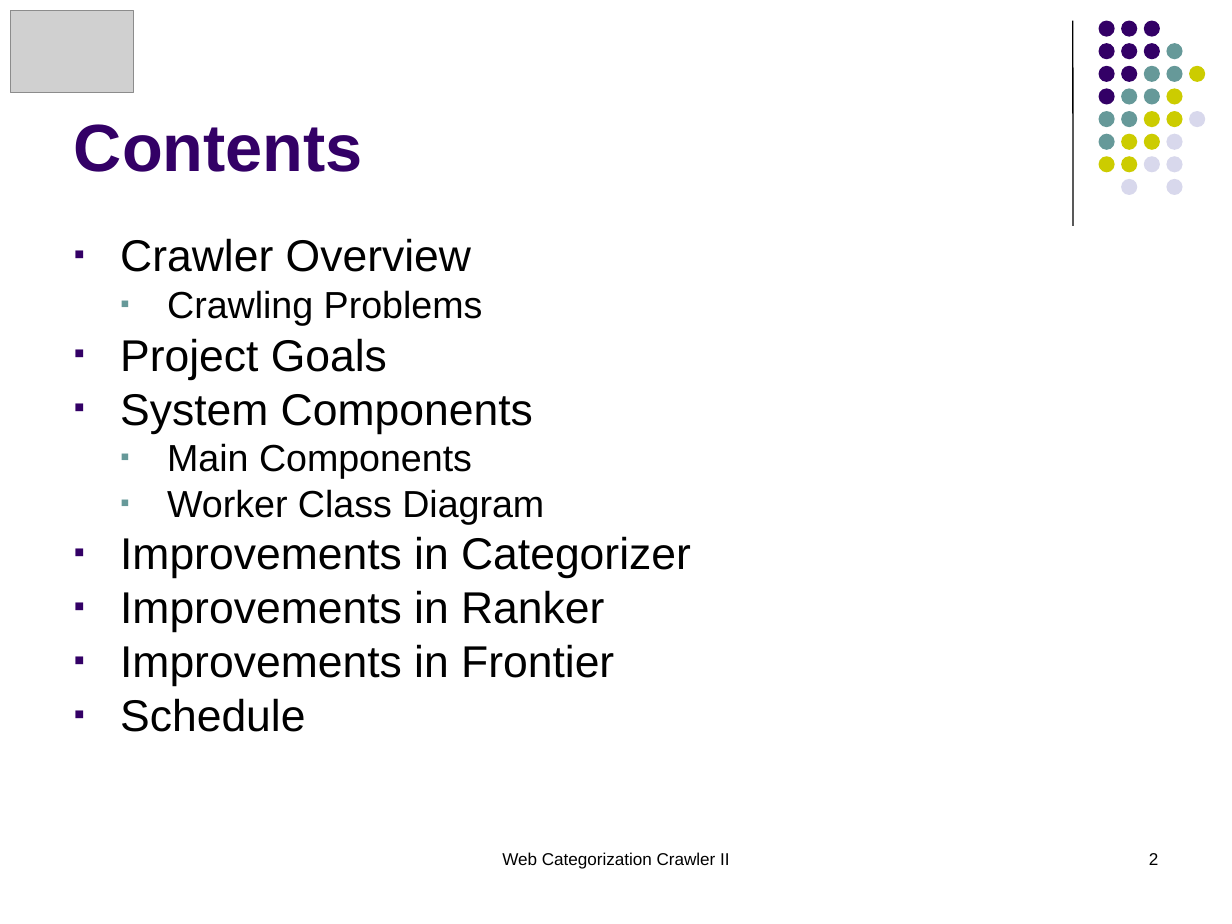
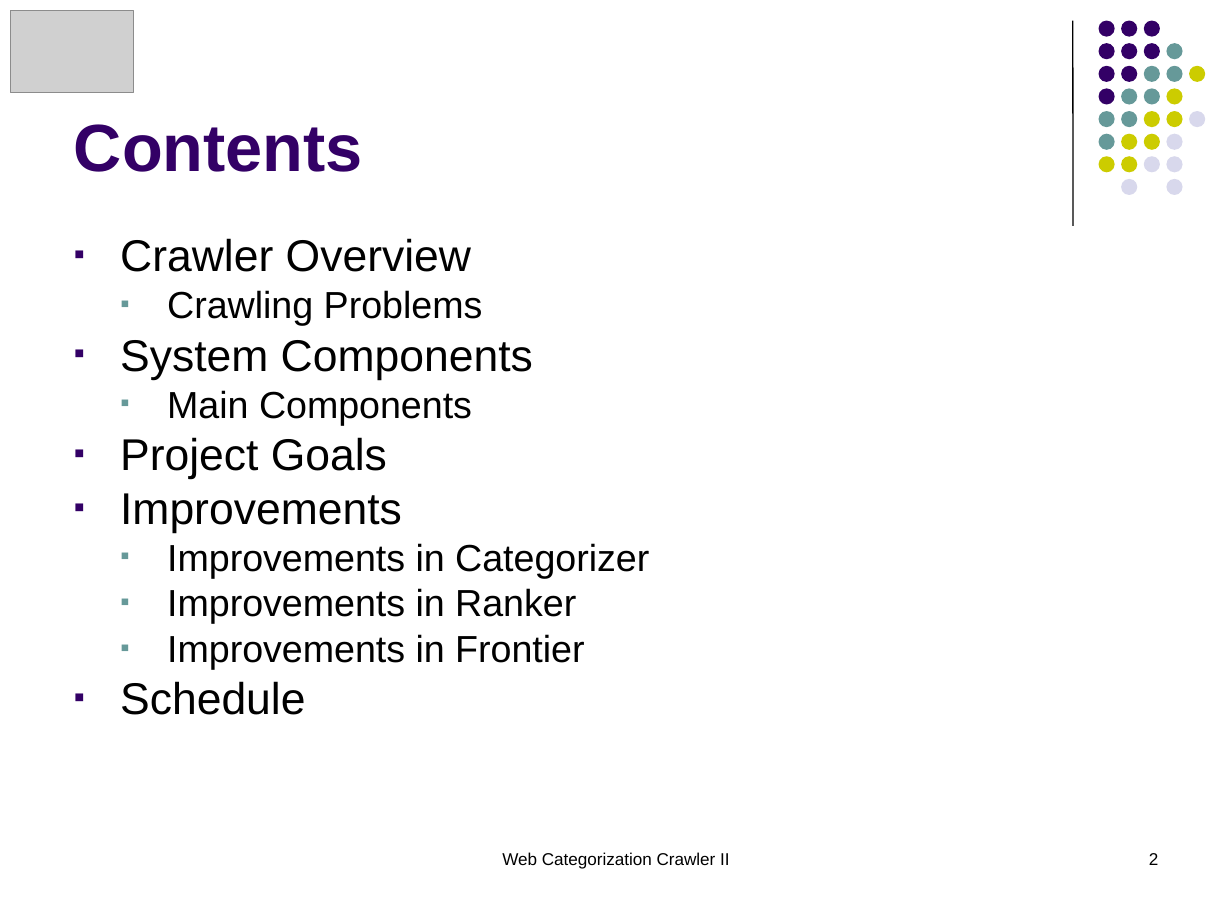
Before and after one commit to tru3d3v/iwebcrawler, a slide deck: slide 2 of Docs/Documentation/Presentations/Crawler.Design.Mid.II.ppt. Drawn at 1232x924 pixels with LibreOffice and Linux fonts; fonts in the diff are those of the drawing; grey boxes stand for pictures. Boxes give left, top, right and bottom in pixels: in the first picture for what was removed or moved away, otherwise in the second. Text is boxed around its words. In the diff, an @@ line names an element or a change of style, - is before the commit and + after.

```diff
--- a/Docs/Documentation/Presentations/Crawler.Design.Mid.II.ppt
+++ b/Docs/Documentation/Presentations/Crawler.Design.Mid.II.ppt
@@ text at (x1=120, y1=338, x2=387, y2=380): paragraph removed @@
-▪ Project Goals
@@ text at (x1=120, y1=437, x2=402, y2=533): text changed; size 22 to 26 pt @@
-  ▪ Worker Class Diagram
+▪ Project Goals
+▪ Improvements
@@ text at (x1=167, y1=543, x2=649, y2=669): size 26 to 22 pt in "Improvements in Categorizer", "Improvements in Ranker", "Improvements in Frontier"; list level 1 to 2 in "Improvements in Categorizer"; bullet colour #330066 to #669999; list level 1 to 2 in "Improvements in Ranker"; list level 1 to 2 in "Improvements in Frontier" @@
```
Also in this commit, not shown: 5 other slides changed.
